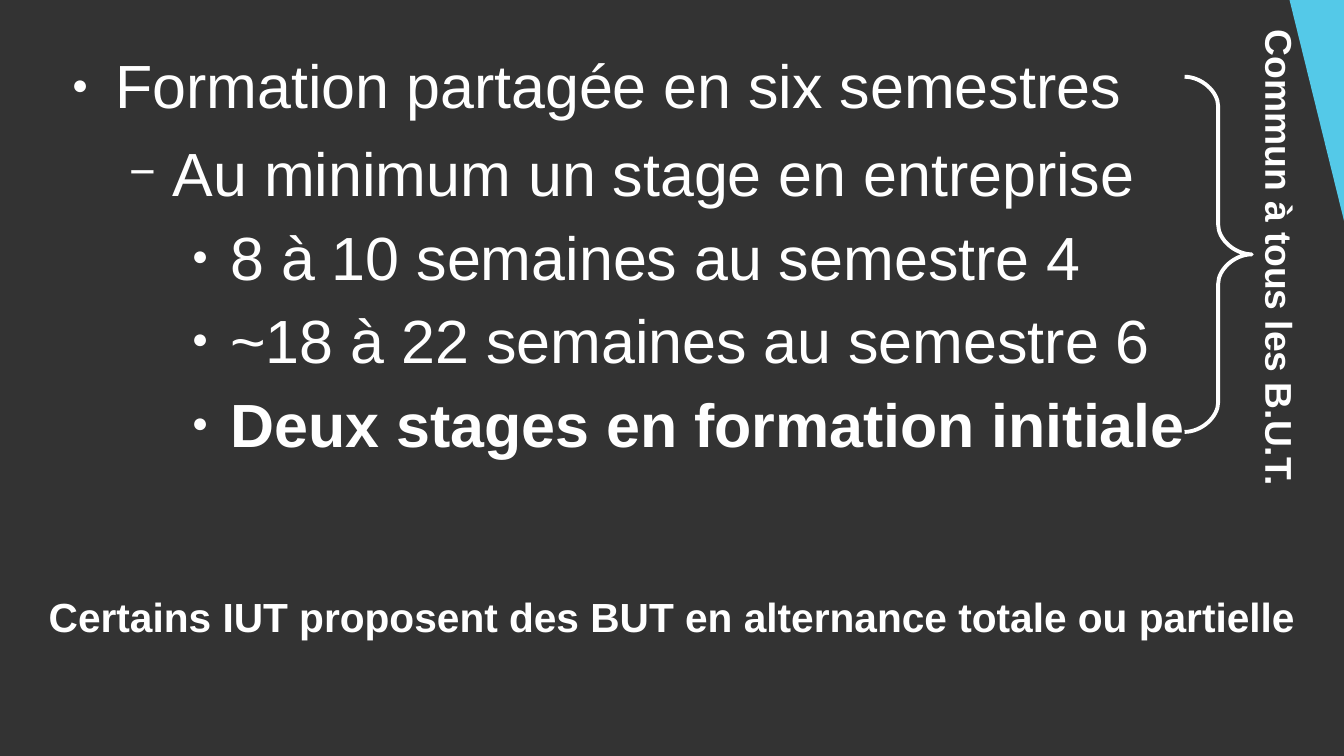
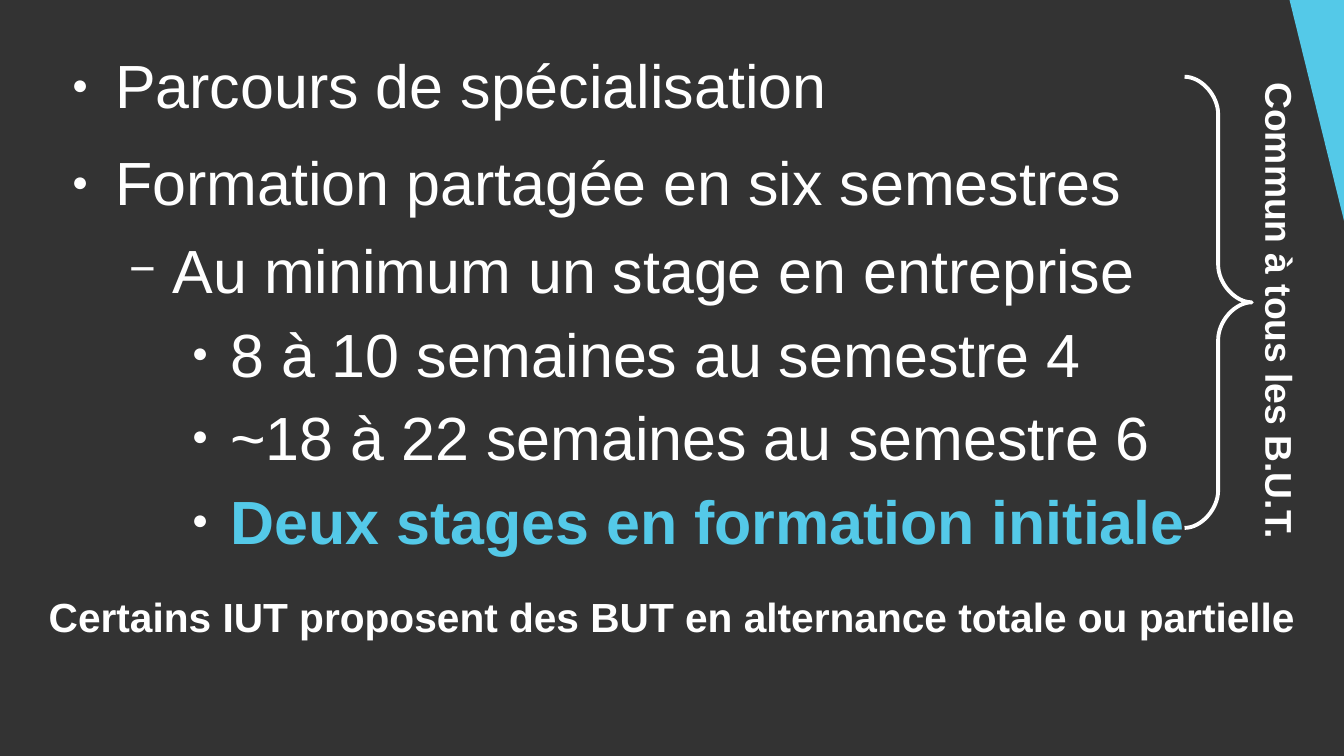
Before and after one commit to DanYellow/cours, a slide deck: slide 6 of presentation-formation-mmi/presentation.odp. Drawn at 1344x756 pixels with LibreOffice and Linux fonts; fonts in the diff are those of the drawing. Boxes give left, top, right and bottom in pixels: in the first picture for what was removed or moved away, otherwise in the second. Text is boxed around its words. In the diff, an @@ line names an element or a change of style, - is before the commit and + after.

```diff
--- a/presentation-formation-mmi/presentation.odp
+++ b/presentation-formation-mmi/presentation.odp
@@ text "Commun à tous les B.U.T." moved from (x1=1257, y1=46, x2=1299, y2=483) to (x1=1257, y1=98, x2=1299, y2=536) @@
@@ text at (x1=115, y1=63, x2=827, y2=120): paragraph added @@
+● Parcours de spécialisation
@@ freeform shape resized from (x1=1185, y1=77, x2=1253, y2=432) to (x1=1185, y1=77, x2=1253, y2=528) @@
@@ text at (x1=230, y1=500, x2=1185, y2=555): text colour #FFFFFF to #54C9E8 in "Deux stages en formation initiale" @@
```
Also in this commit, not shown: 9 other slides changed, 8 other files.
